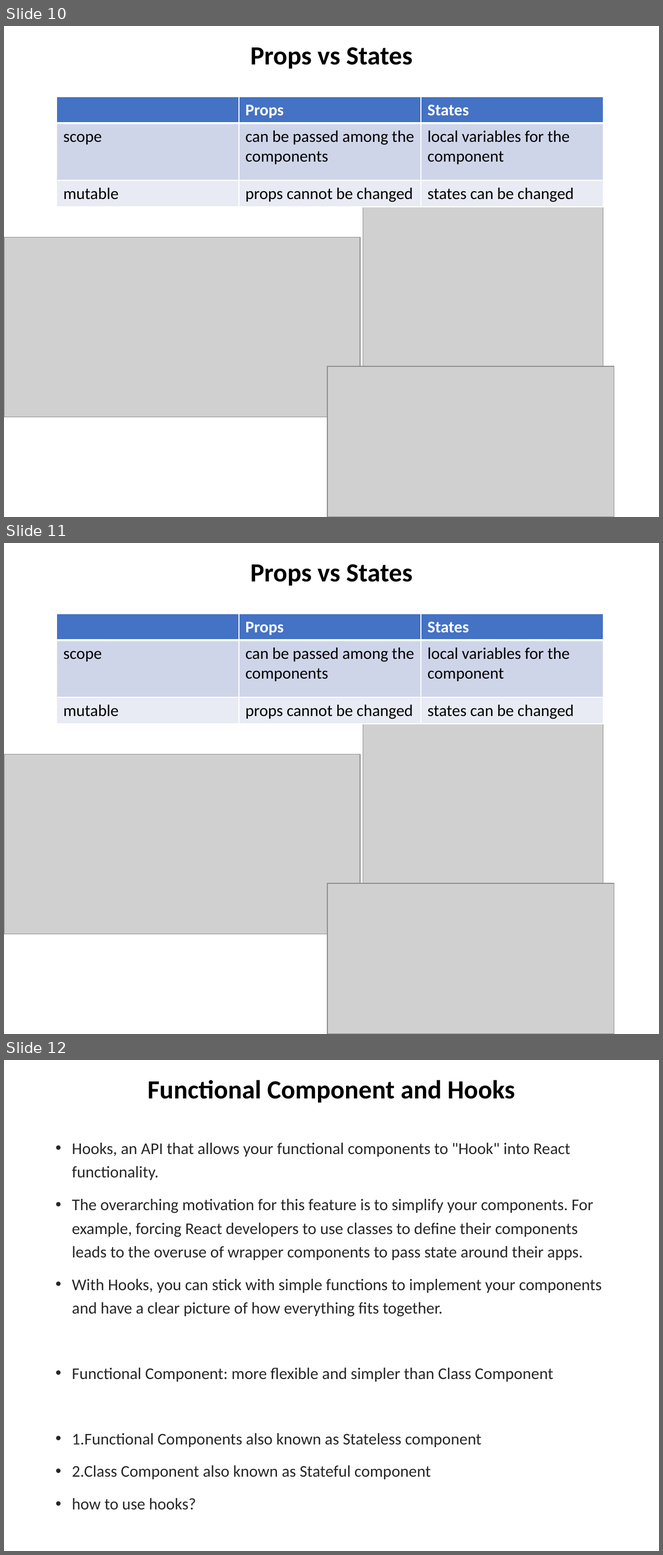
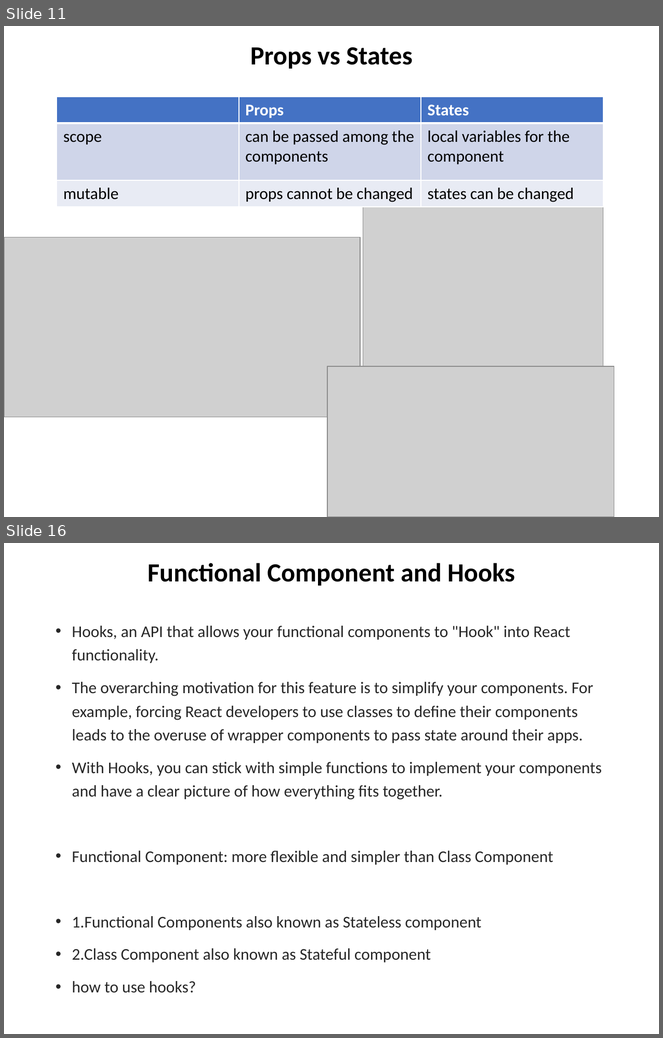
Before and after one commit to chuacw/SGUS-Slides, a slide deck: BCI - Batch2 - Day9 - Reactjs 1 Intro.pptx. Shown one above the other, each under a label of ours: slides 10, 11 and 12 before the commit, slides 11 and 16 after it; the slides between them are not shown. The pictures are 663x1555 and 663x1038 pixels, drawn with LibreOffice and Linux fonts; fonts in the diff are those of the drawing; grey boxes stand for pictures. Boxes give left, top, right and bottom in pixels: in the first picture for what was removed or moved away, otherwise in the second. Text is boxed around its words. In the diff, an @@ line names an element or a change of style, - is before the commit and + after.

```diff
--- a/BCI - Batch2 - Day9 - Reactjs 1 Intro.pptx
+++ b/BCI - Batch2 - Day9 - Reactjs 1 Intro.pptx
@@ slide 11 removed at [4, 543, 659, 1034], background #FFFFFF @@
@@ title removed at [250, 564, 413, 586] @@
-Props vs States
@@ table removed at [57, 614, 604, 749], 3 rows, 3 columns @@
- | Props | States
-scope | can be passed among the components | local variables for the component
-mutable | props cannot be changed | states can be changed
@@ picture removed at [363, 723, 604, 913] @@
@@ picture removed at [4, 754, 360, 934] @@
@@ picture removed at [327, 884, 614, 1034] @@
@@ what was slide 10 is now slide 11 @@
@@ what was slide 12 is now slide 16 @@
```
Also in this commit, not shown: 4 slides changed, 3 slides added, 1 other file.
